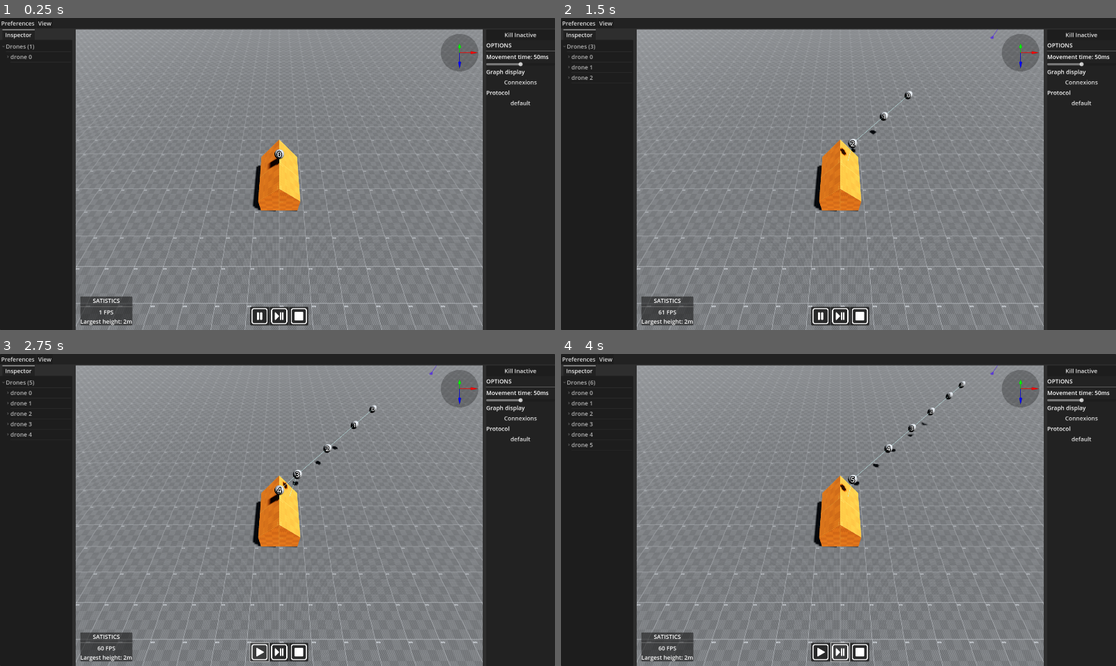
Above: before the commit, frames 1-4 (two rows, left to right).
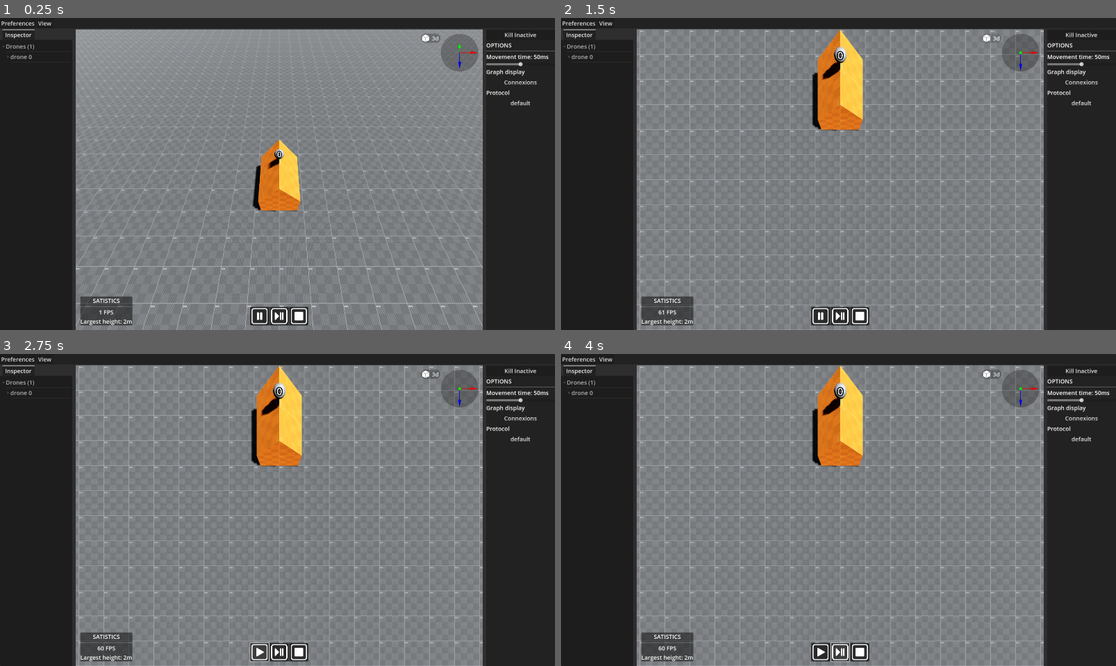
Above: after the commit, the same moments.

Repository: smallcluster/GDST
Game: Godot game, scene res://Sim/3DPlayground.tscn
Same seed, same stepped clock (60 frames per second), same inputs: the game is played once before the commit and once after it.
Inputs (mouse positions are in pixels of both pictures, inside the frame that each line leads up to):
- Up to frame 1 (0.25 s): no input
- Up to frame 2 (1.5 s): click (993, 36) at 0.5 s, where only the run after the commit has a clickable "3d"; click (993, 36) at 1.25 s, where only the run after the commit has a clickable "2d"
- Up to frame 3 (2.75 s): click (260, 653) at 2 s
- Up to frame 4 (4 s): click (821, 653) at 2.75 s; click (838, 653) at 3.5 s

The runs differ from the first frame. In frame 1, less than 0.1% of the frame differs, in the area x 75-80%, y 5-9%; in frame 2, 10%; in frame 3, 10%; in frame 4, 10%, in the area x 1-87%, y 3-100%.

Commit message:
- 2d/3d switch - revert Dp to Dmax-D

Diff:
--- a/Impl/PReturnO2.gd
+++ b/Impl/PReturnO2.gd
@@ -136,7 +136,6 @@
 		new_state["position"] = pos + (target_pos - pos).normalized() * D
 		return new_state
 
-	# MAINTAINING CONNEXION...
 
 	#-----------------------------------------------------------------------------------------------
 	# Try to return unecessary drone to base
@@ -170,8 +169,10 @@
 	#-----------------------------------------------------------------------------------------------
 
 	# Prefer neighbours who aren't dangerous
-	var no_lights := obs.filter(func(x): return not x["light"])
-	var candidates := obs if no_lights.is_empty() else no_lights
+	#var no_lights := obs.filter(func(x): return not x["light"])
+	#var candidates := obs if no_lights.is_empty() else no_lights
+
+	var candidates = obs
 
 	# Find Closest drone position
 	var cp = candidates.map(func(x): return x["position"])
--- a/Sim/3DPlayground.tscn
+++ b/Sim/3DPlayground.tscn
@@ -1,9 +1,11 @@
-[gd_scene load_steps=10 format=3 uid="uid://bu6x4bfchxkdv"]
+[gd_scene load_steps=17 format=3 uid="uid://bu6x4bfchxkdv"]
 
 [ext_resource type="Script" path="res://Sim/Scripts/3DPlayground.gd" id="1_o65i0"]
 [ext_resource type="PackedScene" uid="uid://bts548ana0mac" path="res://Sim/SimulationView.tscn" id="2_ctlmb"]
 [ext_resource type="PackedScene" uid="uid://du28do6d78ulu" path="res://Sim/GUI/GizmoWidget.tscn" id="2_hbfaq"]
 [ext_resource type="Shader" path="res://Sim/GUI/Gizmo.gdshader" id="2_hqret"]
+[ext_resource type="StyleBox" uid="uid://cc6oylkgwloqm" path="res://Sim/GUI/ViewSwitch/normal_bg.tres" id="3_ey1cn"]
+[ext_resource type="Texture2D" uid="uid://dmmawcdaunjq4" path="res://Sim/GUI/Icons/cube.svg" id="3_tee3l"]
 [ext_resource type="Texture2D" uid="uid://c4ftbgjy762m7" path="res://Sim/GUI/Icons/pause.svg" id="10_dds0u"]
 [ext_resource type="Texture2D" uid="uid://b5h7da0s2m7by" path="res://Sim/GUI/Icons/step.svg" id="11_cyna1"]
 [ext_resource type="Texture2D" uid="uid://btedf1m4d1fvh" path="res://Sim/GUI/Icons/stop.svg" id="12_qdey6"]
@@ -11,7 +13,35 @@
 [sub_resource type="Theme" id="Theme_m7sw8"]
 default_font_size = 20
 
-[sub_resource type="ShaderMaterial" id="ShaderMaterial_hh4va"]
+[sub_resource type="StyleBoxEmpty" id="StyleBoxEmpty_8ayuh"]
+
+[sub_resource type="StyleBoxFlat" id="StyleBoxFlat_wsasj"]
+bg_color = Color(0, 0, 0, 0.13)
+corner_radius_top_left = 16
+corner_radius_top_right = 16
+corner_radius_bottom_right = 16
+corner_radius_bottom_left = 16
+expand_margin_left = 2.0
+expand_margin_top = 2.0
+expand_margin_right = 2.0
+expand_margin_bottom = 2.0
+
+[sub_resource type="StyleBoxFlat" id="StyleBoxFlat_xdamk"]
+bg_color = Color(0, 0, 0, 0.5)
+corner_radius_top_left = 16
+corner_radius_top_right = 16
+corner_radius_bottom_right = 16
+corner_radius_bottom_left = 16
+expand_margin_left = 2.0
+expand_margin_top = 2.0
+expand_margin_right = 2.0
+expand_margin_bottom = 2.0
+
+[sub_resource type="StyleBoxEmpty" id="StyleBoxEmpty_41wlv"]
+
+[sub_resource type="StyleBoxEmpty" id="StyleBoxEmpty_a5j83"]
+
+[sub_resource type="ShaderMaterial" id="ShaderMaterial_b8ydu"]
 shader = ExtResource("2_hqret")
 shader_parameter/opacity = 0.25
 
@@ -67,24 +97,21 @@
 item_3/id = 2
 
 [node name="View" type="PopupMenu" parent="GUI/VBoxContainer/MenuBarPanel/MenuBar"]
-item_count = 6
+item_count = 5
 item_0/text = "Camera"
 item_0/id = 2
 item_0/separator = true
-item_1/text = "Top Down"
-item_1/checkable = 1
-item_1/id = 0
-item_2/text = "Reset"
-item_2/id = 1
-item_3/text = "Drones"
-item_3/id = 3
-item_3/separator = true
-item_4/text = "Vision"
+item_1/text = "Reset"
+item_1/id = 1
+item_2/text = "Drones"
+item_2/id = 3
+item_2/separator = true
+item_3/text = "Vision"
+item_3/checkable = 1
+item_3/id = 4
+item_4/text = "Hide inactive"
 item_4/checkable = 1
-item_4/id = 4
-item_5/text = "Hide inactive"
-item_5/checkable = 1
-item_5/id = 5
+item_4/id = 5
 
 [node name="HSplitContainer" type="HSplitContainer" parent="GUI/VBoxContainer"]
 layout_mode = 2
@@ -131,28 +158,50 @@
 size = Vector2i(1408, 1040)
 
 [node name="GizmoPanel" type="PanelContainer" parent="GUI/VBoxContainer/HSplitContainer/HSplitContainer/3DView"]
-material = SubResource("ShaderMaterial_hh4va")
 layout_mode = 1
 anchors_preset = 1
 anchor_left = 1.0
 anchor_right = 1.0
-offset_left = -144.0
+offset_left = -183.0
 offset_top = 16.0
 offset_right = -16.0
 offset_bottom = 144.0
 grow_horizontal = 0
-
-[node name="SubViewportContainer" type="SubViewportContainer" parent="GUI/VBoxContainer/HSplitContainer/HSplitContainer/3DView/GizmoPanel"]
-layout_mode = 2
-
-[node name="GizmoWidget" parent="GUI/VBoxContainer/HSplitContainer/HSplitContainer/3DView/GizmoPanel/SubViewportContainer" node_paths=PackedStringArray("_main_cam") instance=ExtResource("2_hbfaq")]
+theme_override_styles/panel = SubResource("StyleBoxEmpty_8ayuh")
+metadata/_edit_use_anchors_ = true
+
+[node name="HBoxContainer" type="HBoxContainer" parent="GUI/VBoxContainer/HSplitContainer/HSplitContainer/3DView/GizmoPanel"]
+layout_mode = 2
+
+[node name="ViewSwitch" type="Button" parent="GUI/VBoxContainer/HSplitContainer/HSplitContainer/3DView/GizmoPanel/HBoxContainer"]
+custom_minimum_size = Vector2(64, 0)
+layout_mode = 2
+size_flags_horizontal = 4
+size_flags_vertical = 0
+theme_override_styles/normal = ExtResource("3_ey1cn")
+theme_override_styles/hover = SubResource("StyleBoxFlat_wsasj")
+theme_override_styles/pressed = SubResource("StyleBoxFlat_xdamk")
+theme_override_styles/disabled = SubResource("StyleBoxEmpty_41wlv")
+theme_override_styles/focus = SubResource("StyleBoxEmpty_a5j83")
+text = "3d"
+icon = ExtResource("3_tee3l")
+expand_icon = true
+
+[node name="GizmoBg" type="PanelContainer" parent="GUI/VBoxContainer/HSplitContainer/HSplitContainer/3DView/GizmoPanel/HBoxContainer"]
+material = SubResource("ShaderMaterial_b8ydu")
+layout_mode = 2
+
+[node name="SubViewportContainer" type="SubViewportContainer" parent="GUI/VBoxContainer/HSplitContainer/HSplitContainer/3DView/GizmoPanel/HBoxContainer/GizmoBg"]
+layout_mode = 2
+
+[node name="GizmoWidget" parent="GUI/VBoxContainer/HSplitContainer/HSplitContainer/3DView/GizmoPanel/HBoxContainer/GizmoBg/SubViewportContainer" node_paths=PackedStringArray("_main_cam") instance=ExtResource("2_hbfaq")]
 own_world_3d = true
 transparent_bg = true
 handle_input_locally = false
 msaa_3d = 2
 screen_space_aa = 1
 render_target_update_mode = 4
-_main_cam = NodePath("../../../MainViewContainer/MainView/Camera3D")
+_main_cam = NodePath("../../../../../MainViewContainer/MainView/Camera3D")
 
 [node name="StatsPanel" type="PanelContainer" parent="GUI/VBoxContainer/HSplitContainer/HSplitContainer/3DView"]
 layout_mode = 1
@@ -282,6 +331,7 @@
 [connection signal="perspective_cam" from="GUI/VBoxContainer/HSplitContainer/HSplitContainer/3DView/MainViewContainer/MainView" to="." method="_on_perspective_cam"]
 [connection signal="remove_drone" from="GUI/VBoxContainer/HSplitContainer/HSplitContainer/3DView/MainViewContainer/MainView" to="." method="_on_main_view_remove_drone"]
 [connection signal="update_drone_state" from="GUI/VBoxContainer/HSplitContainer/HSplitContainer/3DView/MainViewContainer/MainView" to="." method="_on_main_view_update_drone_state"]
+[connection signal="pressed" from="GUI/VBoxContainer/HSplitContainer/HSplitContainer/3DView/GizmoPanel/HBoxContainer/ViewSwitch" to="." method="_on_view_switch_pressed"]
 [connection signal="pressed" from="GUI/VBoxContainer/HSplitContainer/HSplitContainer/3DView/PlaybackPanel/HBoxContainer/PlayButton" to="." method="_on_play_button_pressed"]
 [connection signal="pressed" from="GUI/VBoxContainer/HSplitContainer/HSplitContainer/3DView/PlaybackPanel/HBoxContainer/StepButton" to="." method="_on_step_button_pressed"]
 [connection signal="pressed" from="GUI/VBoxContainer/HSplitContainer/HSplitContainer/3DView/PlaybackPanel/HBoxContainer/ResetButton" to="." method="_on_reset_button_pressed"]
--- /dev/null
+++ b/Sim/GUI/Icons/cube.svg
@@ -0,0 +1 @@
+<svg style="height: 512px; width: 512px;" xmlns="http://www.w3.org/2000/svg" viewBox="0 0 512 512"><g class="" style="" transform="translate(0,0)"><path d="M256 24.585L51.47 118.989 256 213.394l204.53-94.405zM38.998 133.054v258.353L247 487.415V229.063zm434.004 0L265 229.062v258.353l208.002-96.008z" fill="#fff" fill-opacity="1"></path></g></svg>
--- /dev/null
+++ b/Sim/GUI/Icons/square.svg
@@ -0,0 +1 @@
+<svg style="height: 512px; width: 512px;" xmlns="http://www.w3.org/2000/svg" viewBox="0 0 512 512"><g class="" style="" transform="translate(0,0)"><path d="M23.05 23.05V488.9H488.9V23.05zm17.9 17.9H471.1V471.1H40.95z" fill="#fff" fill-opacity="1"></path></g></svg>
--- /dev/null
+++ b/Sim/GUI/ViewSwitch/normal_bg.tres
@@ -0,0 +1,12 @@
+[gd_resource type="StyleBoxFlat" format=3 uid="uid://cc6oylkgwloqm"]
+
+[resource]
+bg_color = Color(0, 0, 0, 0.25098)
+corner_radius_top_left = 16
+corner_radius_top_right = 16
+corner_radius_bottom_right = 16
+corner_radius_bottom_left = 16
+expand_margin_left = 2.0
+expand_margin_top = 2.0
+expand_margin_right = 2.0
+expand_margin_bottom = 2.0
--- a/Sim/Scripts/3DPlayground.gd
+++ b/Sim/Scripts/3DPlayground.gd
@@ -11,6 +11,7 @@
 var _scene_tree_root : TreeItem
 var _drone_tree_index : Dictionary = {}
 var _max_height := 0
+var _top_down := false
 
 
 # -- GUI EVENTS --
@@ -59,6 +60,10 @@
 	var items = $GUI/VBoxContainer/MenuBarPanel/MenuBar/View
 	var index = items.get_item_index(0)
 	items.set_item_checked(index, false)
+	_top_down = false
+	var button := $"GUI/VBoxContainer/HSplitContainer/HSplitContainer/3DView/GizmoPanel/HBoxContainer/ViewSwitch"
+	button.icon = load("res://Sim/GUI/Icons/cube.svg")
+	button.text = "3d"
 
 func _on_preferences_id_pressed(id):
 	var items : PopupMenu = $GUI/VBoxContainer/MenuBarPanel/MenuBar/Preferences
@@ -92,11 +97,8 @@
 		checked = not items.is_item_checked(index)
 		items.set_item_checked(index, checked)
 
-	# Top down
-	if id == 0:
-		mainView.top_down_view(checked)
 	# Reset view
-	elif id == 1:
+	if id == 1:
 		mainView.reset_view()
 	# drone vision
 	elif id == 4:
@@ -230,3 +232,16 @@
 				sub_item.collapsed = true
 			else:
 				sub_item.set_text(1, str(state[k]))
+
+
+
+func _on_view_switch_pressed():
+	_top_down = not _top_down
+	mainView.top_down_view(_top_down)
+	var button := $"GUI/VBoxContainer/HSplitContainer/HSplitContainer/3DView/GizmoPanel/HBoxContainer/ViewSwitch"
+	if _top_down:
+		button.icon = load("res://Sim/GUI/Icons/square.svg")
+		button.text = "2d"
+	else:
+		button.icon = load("res://Sim/GUI/Icons/cube.svg")
+		button.text = "3d"
Not shown, added: Sim/GUI/Icons/cube.svg.import
Not shown, added: Sim/GUI/Icons/square.svg.import
